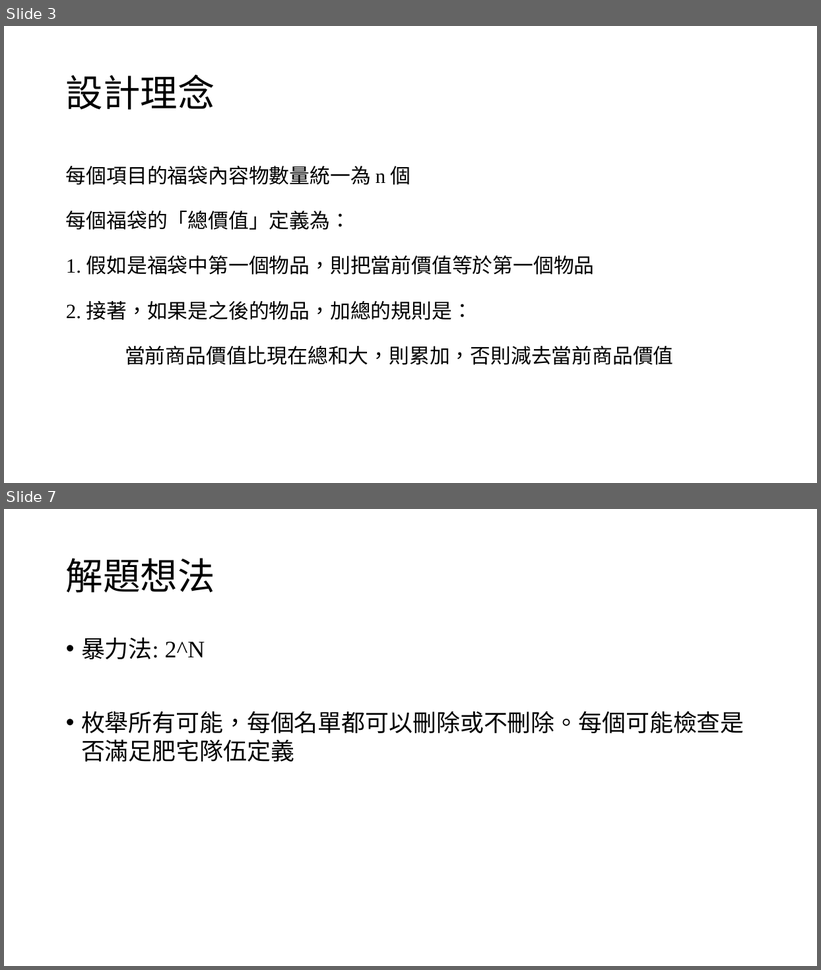
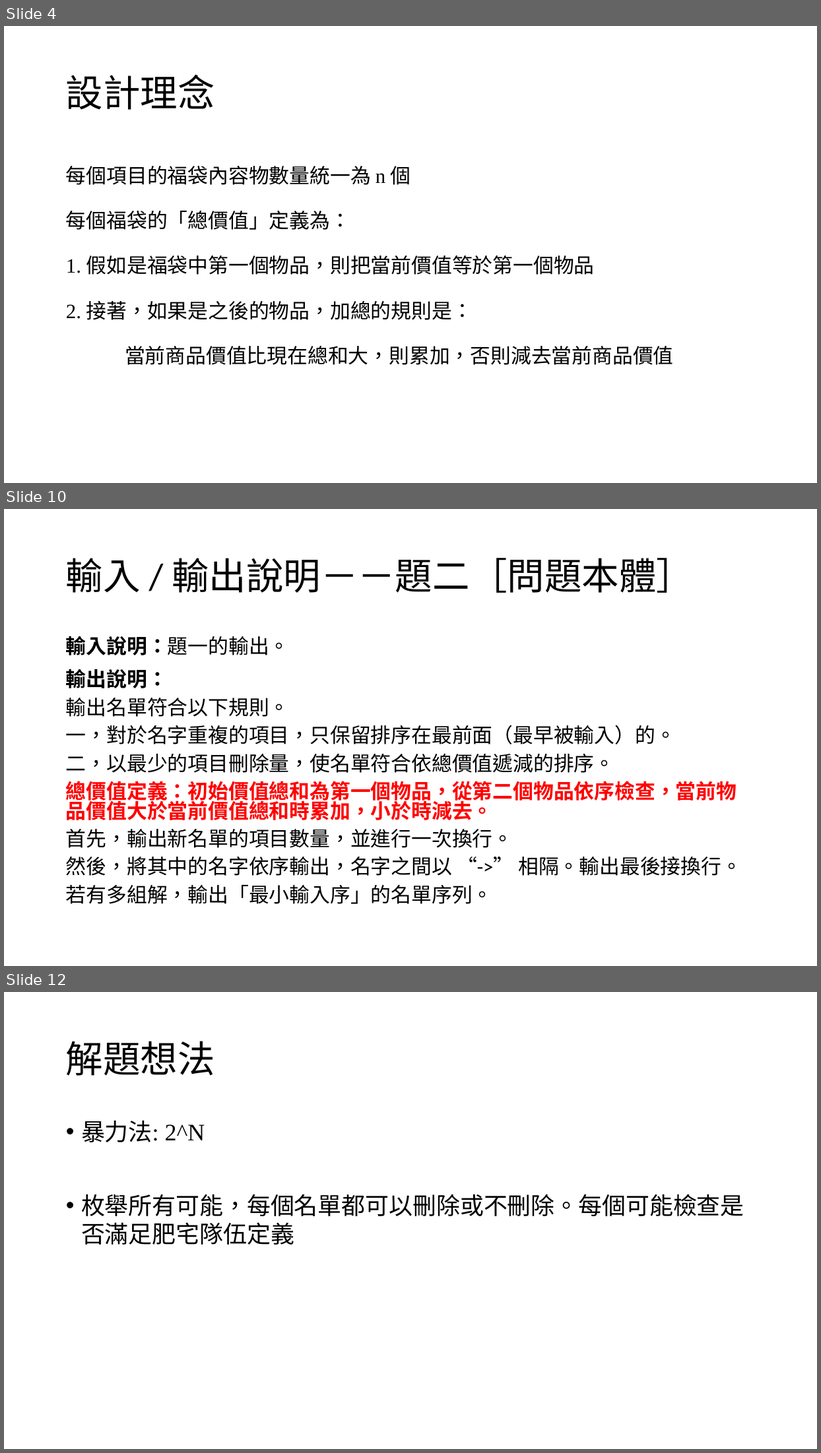
Before and after one commit to louisfghbvc/GenericProgrammingSTL, a slide deck: HW4 應用程式設計/說明.pptx. Shown one above the other, each under a label of ours: slides 3 and 7 before the commit, slides 4, 10 and 12 after it; the slides between them are not shown. The pictures are 821x970 and 821x1453 pixels, drawn with LibreOffice and Linux fonts; fonts in the diff are those of the drawing. Boxes give left, top, right and bottom in pixels: in the first picture for what was removed or moved away, otherwise in the second. Text is boxed around its words. In the diff, an @@ line names an element or a change of style, - is before the commit and + after.

Commit message:
ppt說明部分&word微調

```diff
--- a/HW4 應用程式設計/說明.pptx
+++ b/HW4 應用程式設計/說明.pptx
@@ slide 10 added at (4,509,817,966), background #FFFFFF @@
@@ title added at (66,558,694,593), 44 pt, text #000000 @@
+輸入 / 輸出說明－－題二［問題本體］
@@ text added at (66,636,742,904), 24 pt, text #000000 @@
+輸入說明：題一的輸出。
+輸出說明：
+輸出名單符合以下規則。
+一，對於名字重複的項目，只保留排序在最前面（最早被輸入）的。
+二，以最少的項目刪除量，使名單符合依總價值遞減的排序。
+總價值定義：初始價值總和為第一個物品，從第二個物品依序檢查，當前物品價值大於當前價值總和時累加，小於時減去。
+首先，輸出新名單的項目數量，並進行一次換行。
+然後，將其中的名字依序輸出，名字之間以 “->” 相隔。輸出最後接換行。
+若有多組解，輸出「最小輸入序」的名單序列。
@@ what was slide 3 is now slide 4 @@
@@ what was slide 7 is now slide 12 @@
```
Also in this commit, not shown: 3 slides changed, 5 other slides added, 1 slide removed, 3 other files.
